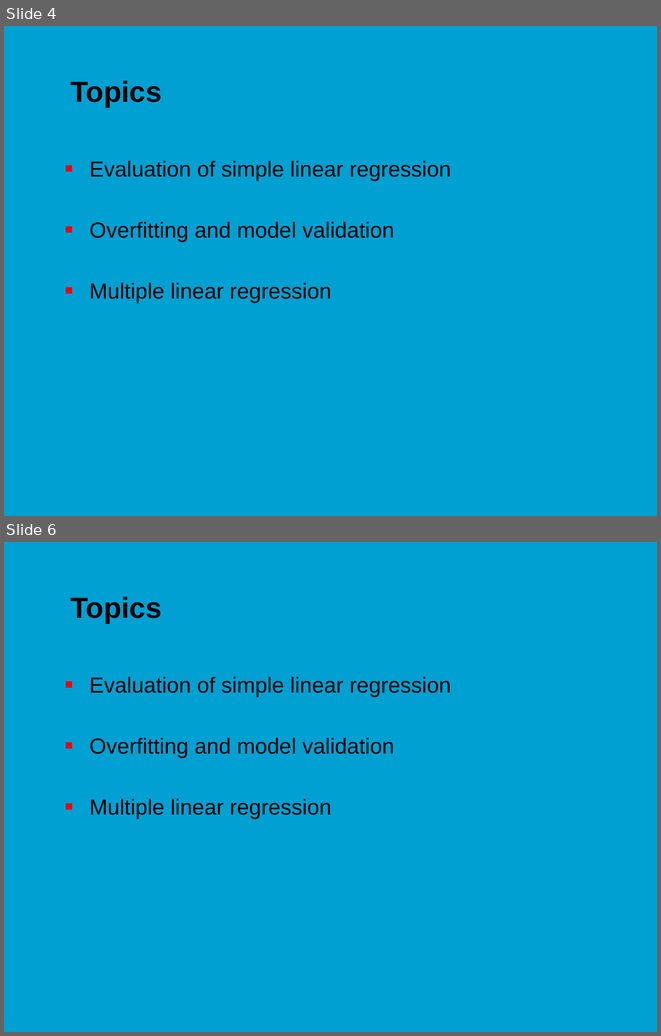
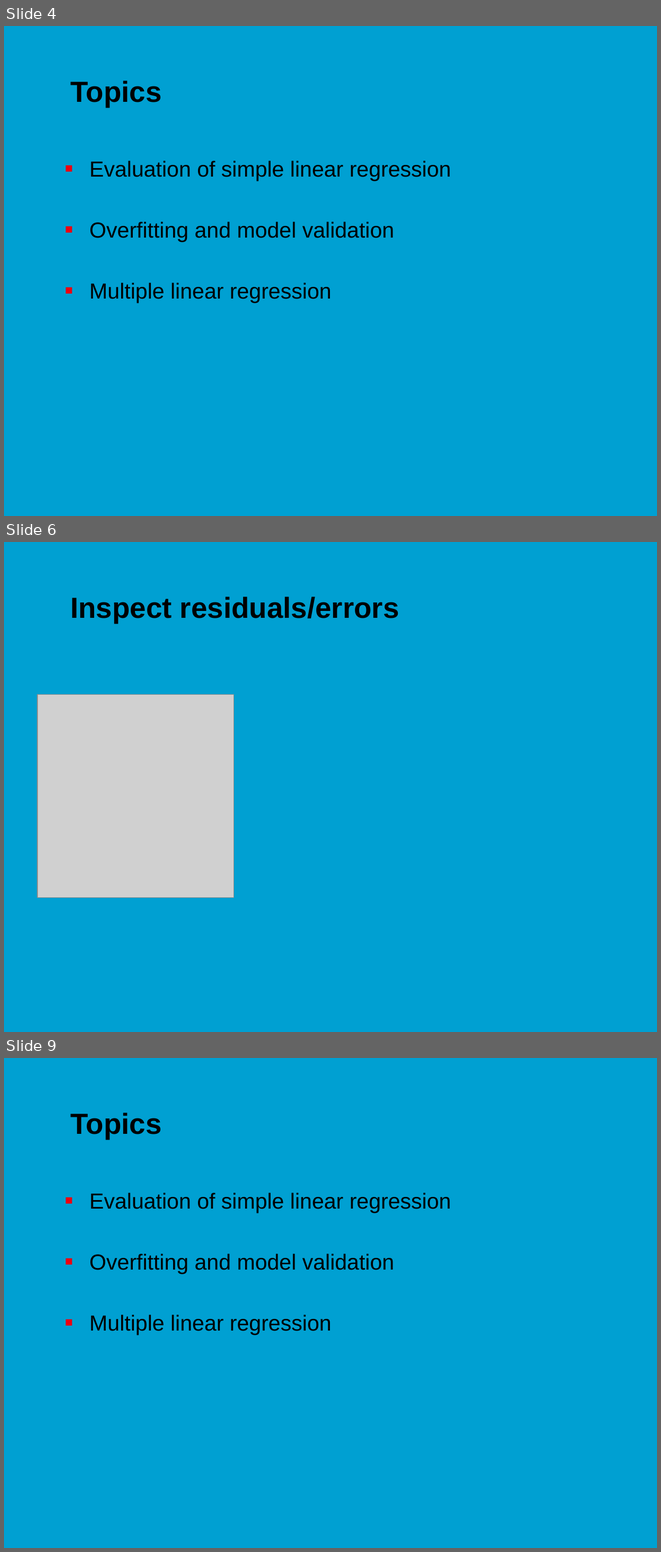
Before and after one commit to jonasmoons/data-driven-learning, a slide deck: slides/ddl-w5l2.pptx. Shown one above the other, each under a label of ours: slides 4 and 6 before the commit, slides 4, 6 and 9 after it; the slides between them are not shown. The pictures are 661x1036 and 661x1552 pixels, drawn with LibreOffice and Linux fonts; fonts in the diff are those of the drawing; grey boxes stand for pictures; background and template pictures are left out. Boxes give left, top, right and bottom in pixels: in the first picture for what was removed or moved away, otherwise in the second. Text is boxed around its words. In the diff, an @@ line names an element or a change of style, - is before the commit and + after.

```diff
--- a/slides/ddl-w5l2.pptx
+++ b/slides/ddl-w5l2.pptx
@@ slide 6 added at [4, 542, 657, 1032], background picture (left out) @@
@@ title added at [70, 597, 399, 623], 32 pt, text #000000, bold @@
+Inspect residuals/errors
@@ picture added at [37, 694, 234, 897] @@
@@ what was slide 6 is now slide 9 @@
```
Also in this commit, not shown: 1 slide changed, 3 other slides added, 2 other files.
